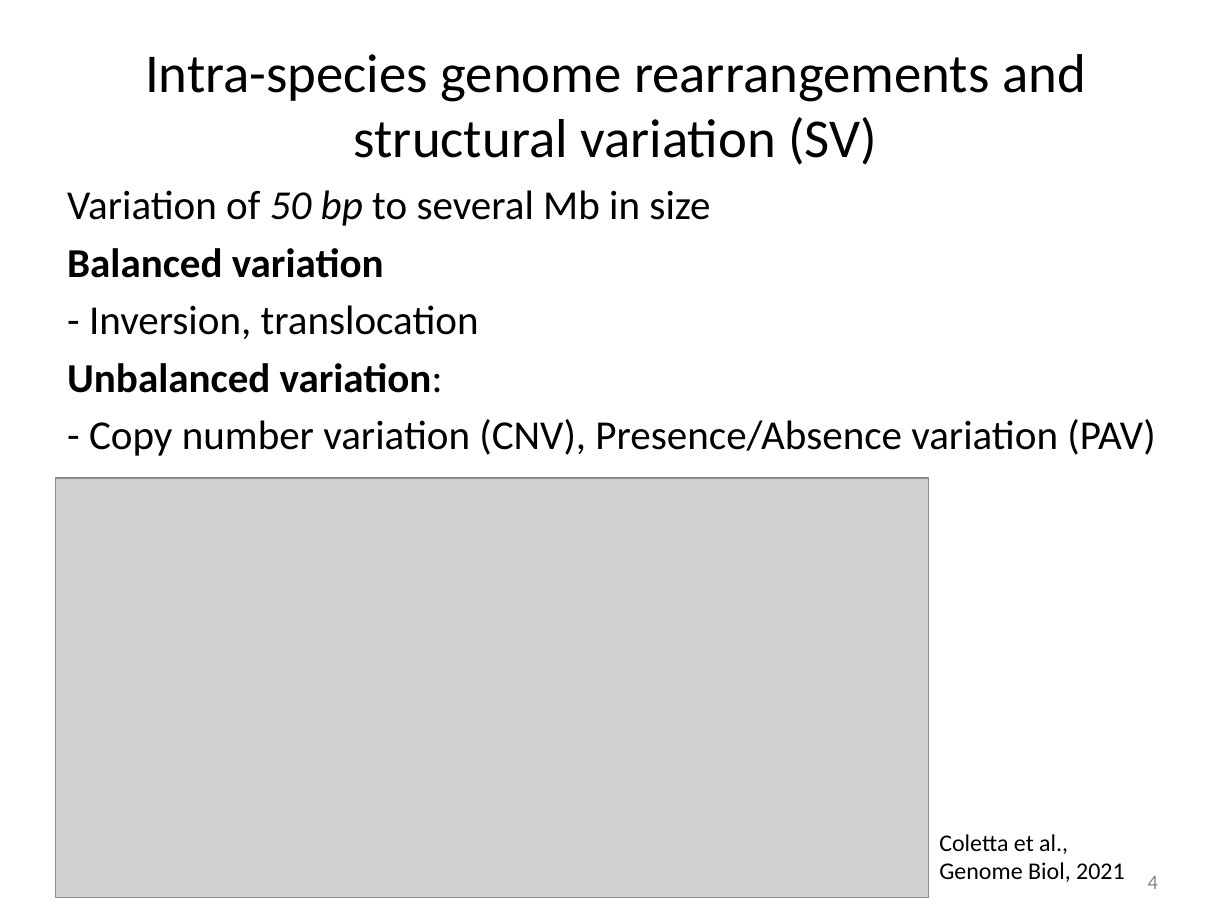
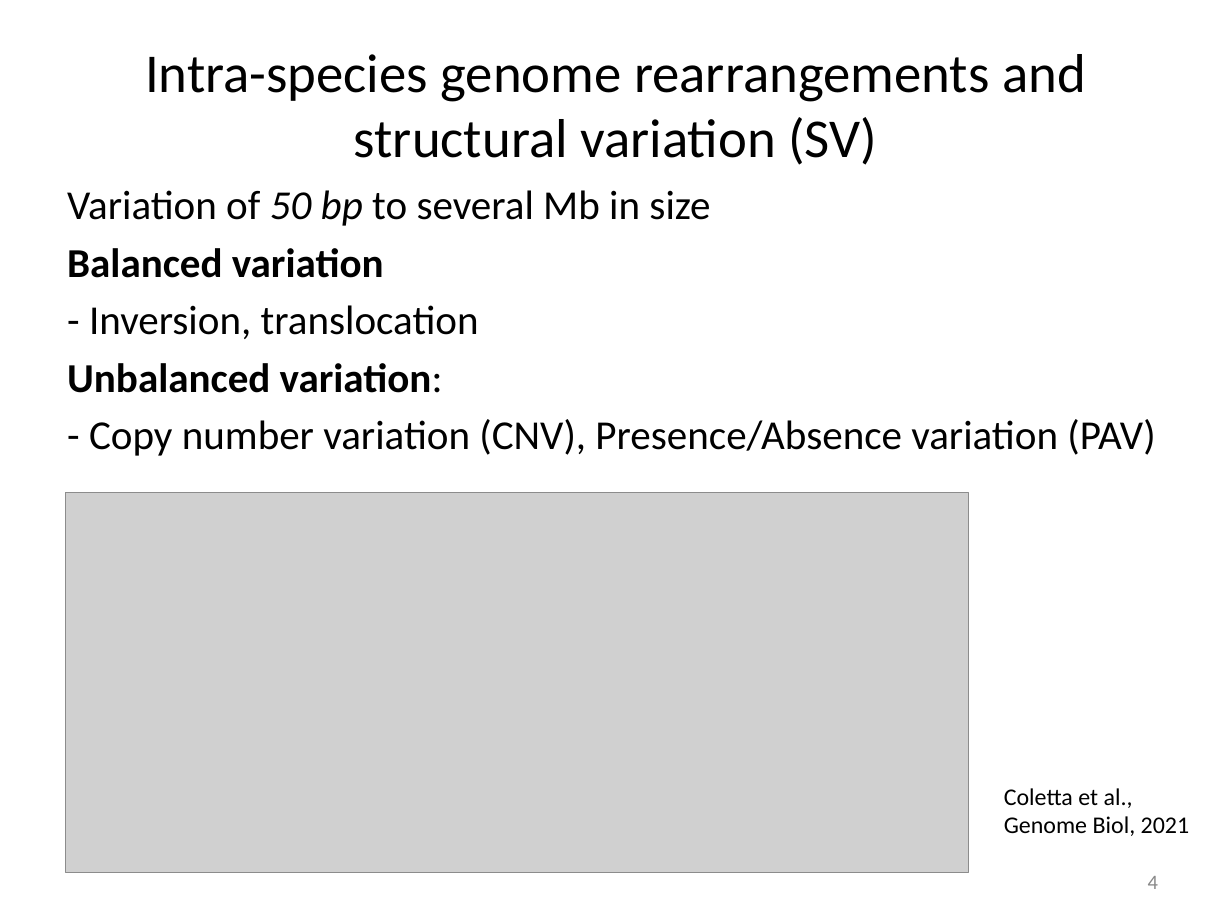
Before and after one commit to liu3zhenlab/teaching, a slide deck: slide 5 of PLPTH813Bioinformatis/2023/lectures/lecture08_variants.pptx. Drawn at 1232x924 pixels with LibreOffice and Linux fonts; fonts in the diff are those of the drawing; grey boxes stand for pictures. Boxes give left, top, right and bottom in pixels: in the first picture for what was removed or moved away, otherwise in the second. Text is boxed around its words. In the diff, an @@ line names an element or a change of style, - is before the commit and + after.

```diff
--- a/PLPTH813Bioinformatis/2023/lectures/lecture08_variants.pptx
+++ b/PLPTH813Bioinformatis/2023/lectures/lecture08_variants.pptx
@@ picture: place and size @@
-picture at (55, 478, 929, 898)
+picture at (65, 493, 968, 872)
@@ text "Coletta et al., Genome Biol, ...": place and size @@
-text "Coletta et al., Genome Biol, ..." at (939, 834, 1125, 882)
+text "Coletta et al., Genome Biol, ..." at (1004, 788, 1190, 836)
```
Also in this commit, not shown: 2 other slides changed, 1 slide added, 3 other files.
